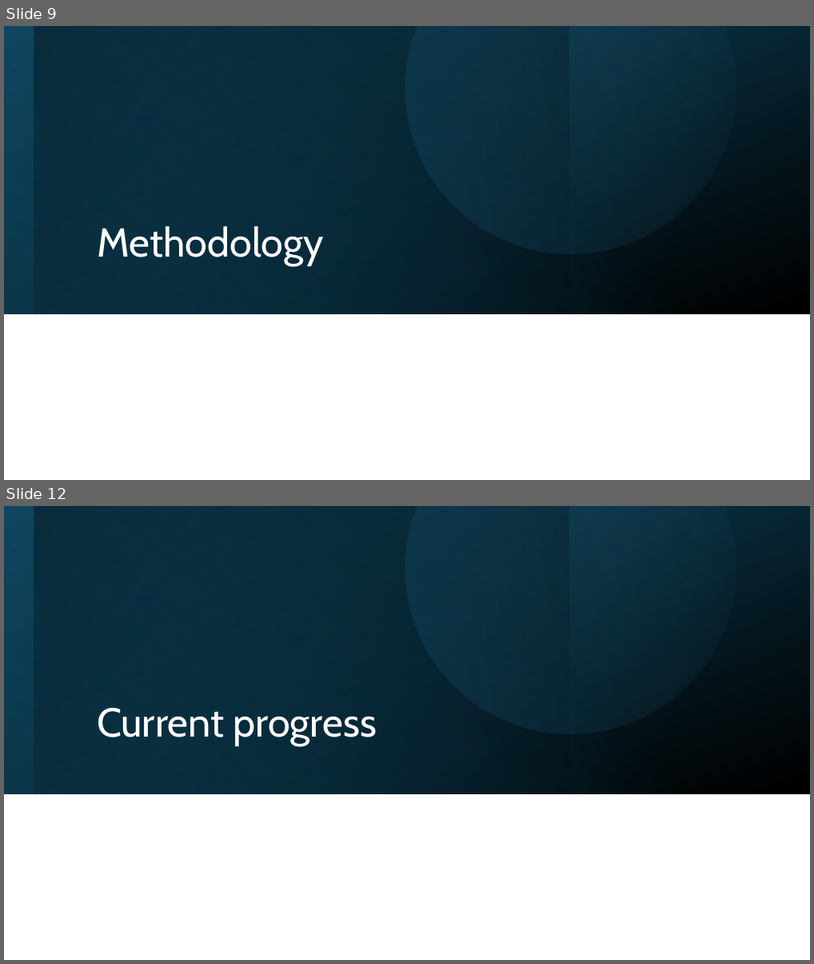
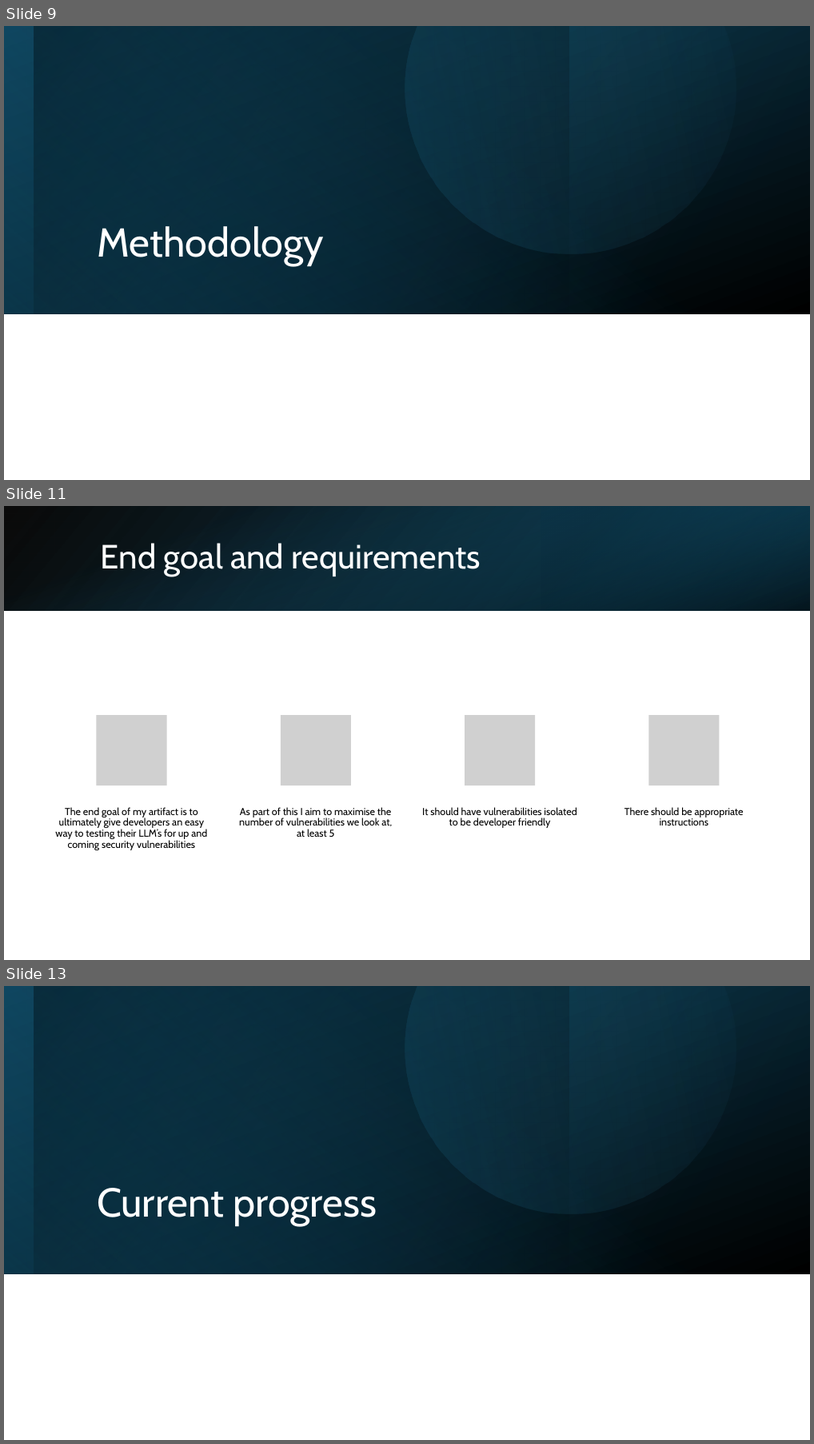
Before and after one commit to Fitch-Gamer/Bachelors-Dissertation, a slide deck: Demonstration of progress/Demonstration of progress.pptx. Shown one above the other, each under a label of ours: slides 9 and 12 before the commit, slides 9, 11 and 13 after it; the slides between them are not shown. The pictures are 814x964 and 814x1444 pixels, drawn with LibreOffice and Linux fonts; fonts in the diff are those of the drawing; grey boxes stand for pictures. Boxes give left, top, right and bottom in pixels: in the first picture for what was removed or moved away, otherwise in the second. Text is boxed around its words. In the diff, an @@ line names an element or a change of style, - is before the commit and + after.

```diff
--- a/Demonstration of progress/Demonstration of progress.pptx
+++ b/Demonstration of progress/Demonstration of progress.pptx
@@ slide 11 added at box(4, 506, 810, 960), background #FFFFFF @@
@@ rectangle added at box(4, 506, 810, 610), fill gradient #000000 to #104862 @@
@@ rectangle added at box(4, 506, 810, 610), fill gradient #156082 to #000000 @@
@@ rectangle added at box(542, 506, 810, 610), fill gradient #0B3041 to #156082 @@
@@ title added at box(101, 543, 481, 576), 40 pt, text #FFFFFF @@
+End goal and requirements
@@ group added at box(55, 715, 744, 850): 4 pictures, 4 texts @@
+The end goal of my artifact is to ultimately give developers an easy way to testing their LLM’s for up and coming security vulnerabilities
+As part of this I aim to maximise the number of vulnerabilities we look at, at least 5
+It should have vulnerabilities isolated to be developer friendly
+There should be appropriate instructions
@@ what was slide 12 is now slide 13 @@
```
Also in this commit, not shown: 2 slides changed, 25 other files.
